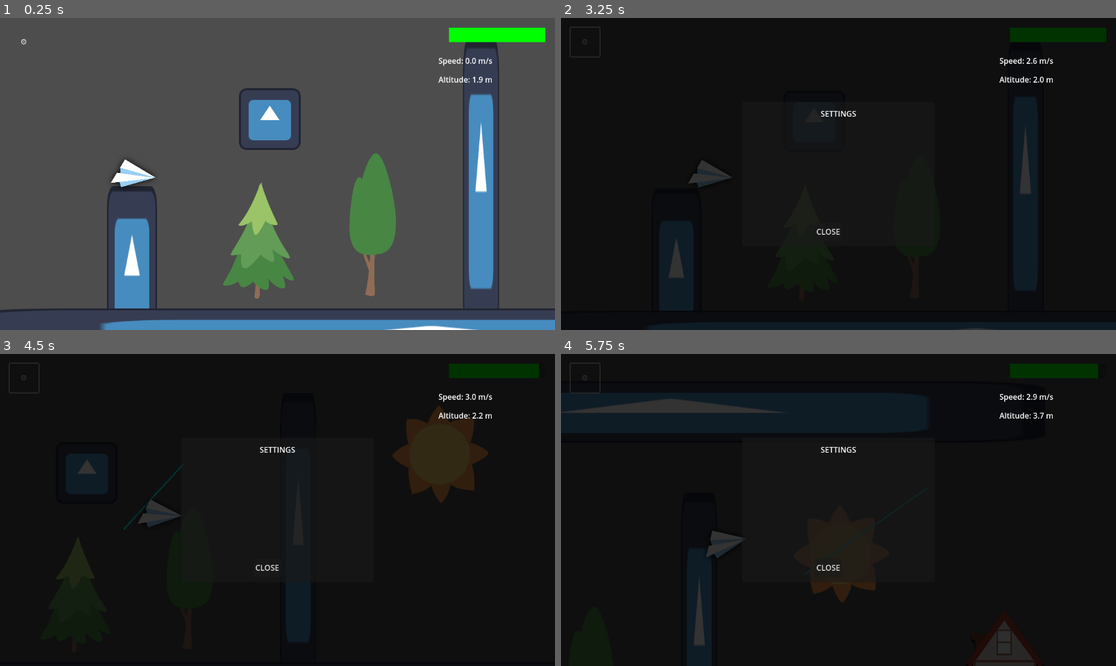
Above: before the commit, frames 1-4 (two rows, left to right).
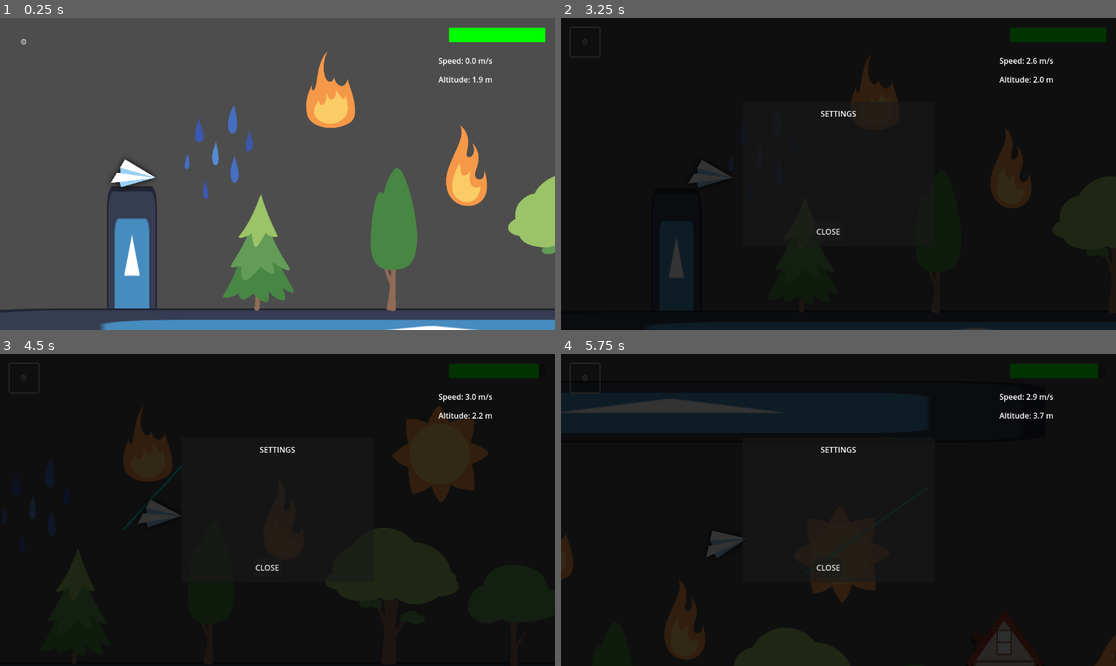
Above: after the commit, the same moments.

Repository: STUDIO-SINOKAYO/planegame
Game: Godot game, scene res://Scenes/level.tscn
The game is run twice, just before and just after one commit, with the same random seed, the same clock (stepped at 60 frames per second) and the same inputs. The engine's default icon, where the game draws it, is replaced by a stand-in: a white triangle on a blue panel in a dark square.
Inputs (mouse positions are in pixels of both pictures, inside the frame that each line leads up to):
- Up to frame 1 (0.25 s): no input
- Up to frame 2 (3.25 s): click "⚙️" at 0.5 s; click "⚙️" at 1.25 s; click "⚙️" at 2 s; tap Enter (ui_accept) at 2.75, 3.02 s; move the mouse to (960, 158) at 2.77 s; right-click (960, 158) at 2.85 s; click (960, 158) at 2.92 s
- Up to frame 3 (4.5 s): drag from (166, 525) to (227, 460) at 3.52 s; move the mouse to (333, 441) at 4.27 s; right-click (333, 441) at 4.35 s; click (333, 441) at 4.42 s
- Up to frame 4 (5.75 s): drag from (810, 572) to (932, 485) at 5.02 s

The runs differ from the first frame. In frame 1, 13% of the frame differs, in the area x 33-100%, y 7-94%; in frame 2, 1.7%; in frame 3, 1.3%; in frame 4, 1.6%.

Commit message:
obstacle objects done + sfx + music

Diff:
--- /dev/null
+++ b/Scenes/burning_obstacle.tscn
@@ -0,0 +1,11 @@
+[gd_scene load_steps=2 format=3 uid="uid://crh7eg66g3enr"]
+
+[ext_resource type="Script" uid="uid://dpq0064hcf4qp" path="res://Scripts/Burn.gd" id="1_atawv"]
+
+[node name="burning_obstacle" type="Area2D"]
+script = ExtResource("1_atawv")
+
+[node name="Timer" type="Timer" parent="."]
+
+[connection signal="body_entered" from="." to="." method="_on_body_entered"]
+[connection signal="timeout" from="Timer" to="." method="_on_timer_timeout"]
--- a/Scenes/fire.tscn
+++ b/Scenes/fire.tscn
@@ -1,24 +1,27 @@
 [gd_scene load_steps=4 format=3 uid="uid://ba0tj3luxxix5"]
 
-[ext_resource type="Texture2D" uid="uid://d02dwmif63q64" path="res://icon.svg" id="1_yr3ur"]
-[ext_resource type="Script" uid="uid://dpq0064hcf4qp" path="res://Scripts/kill.gd" id="2_yr3ur"]
+[ext_resource type="Texture2D" uid="uid://c50t8eraocold" path="res://Assets/Sprites/fire1.png" id="1_yr3ur"]
+[ext_resource type="Script" uid="uid://dpq0064hcf4qp" path="res://Scripts/burn.gd" id="2_yr3ur"]
 
 [sub_resource type="CircleShape2D" id="CircleShape2D_yr3ur"]
-radius = 59.0
+radius = 41.0122
 
 [node name="Fire" type="Node2D"]
 
 [node name="Sprite2D" type="Sprite2D" parent="."]
+position = Vector2(1, -30)
+scale = Vector2(0.3, 0.3)
 texture = ExtResource("1_yr3ur")
 
-[node name="Kill" type="Area2D" parent="."]
+[node name="Burn" type="Area2D" parent="."]
 script = ExtResource("2_yr3ur")
 
-[node name="Timer" type="Timer" parent="Kill"]
+[node name="Timer" type="Timer" parent="Burn"]
 wait_time = 0.055
 
-[node name="CollisionShape2D" type="CollisionShape2D" parent="Kill"]
+[node name="CollisionShape2D" type="CollisionShape2D" parent="Burn"]
+position = Vector2(0, 4)
 shape = SubResource("CircleShape2D_yr3ur")
 
-[connection signal="body_entered" from="Kill" to="Kill" method="_on_body_entered"]
-[connection signal="timeout" from="Kill/Timer" to="Kill" method="_on_timer_timeout"]
+[connection signal="body_entered" from="Burn" to="Burn" method="_on_body_entered"]
+[connection signal="timeout" from="Burn/Timer" to="Burn" method="_on_timer_timeout"]
--- a/Scenes/level.tscn
+++ b/Scenes/level.tscn
@@ -1,11 +1,9 @@
-[gd_scene load_steps=22 format=3 uid="uid://ig7nbplla4pc"]
+[gd_scene load_steps=47 format=3 uid="uid://ig7nbplla4pc"]
 
 [ext_resource type="Script" uid="uid://cqn84wdm076k5" path="res://Scripts/Level.gd" id="1_k5f4k"]
 [ext_resource type="Script" uid="uid://pakfejb3s2jx" path="res://Scripts/Plane.gd" id="2_6phgx"]
 [ext_resource type="Texture2D" uid="uid://d02dwmif63q64" path="res://icon.svg" id="2_81xng"]
 [ext_resource type="Texture2D" uid="uid://cfof2t4pe4mmt" path="res://Assets/Sprites/PLANE.png" id="4_8c0lf"]
-[ext_resource type="PackedScene" uid="uid://ba0tj3luxxix5" path="res://Scenes/fire.tscn" id="5_wqkje"]
-[ext_resource type="PackedScene" uid="uid://csjtfwpgo02uf" path="res://Scenes/water.tscn" id="6_0f350"]
 [ext_resource type="PackedScene" uid="uid://dx16h0mn7uvo5" path="res://Scenes/clouds.tscn" id="7_8c0lf"]
 [ext_resource type="PackedScene" uid="uid://d2exe1tvrgqsv" path="res://Scenes/ground.tscn" id="8_754fn"]
 [ext_resource type="Texture2D" uid="uid://bdnkly22vm7fp" path="res://Assets/Sprites/THE SUN.png" id="9_oqgf2"]
@@ -14,7 +12,19 @@
 [ext_resource type="Texture2D" uid="uid://cn88atdxeptr1" path="res://Assets/Sprites/Tree1.png" id="12_c7le1"]
 [ext_resource type="PackedScene" uid="uid://blnnng7cwudpl" path="res://Scenes/solid_obstacle.tscn" id="13_2klc5"]
 [ext_resource type="Texture2D" uid="uid://bkoltqpjyngtt" path="res://Assets/Sprites/tree2.png" id="14_nngtn"]
+[ext_resource type="Texture2D" uid="uid://bt6hi8nvwtlpt" path="res://Assets/Sprites/tree3.png" id="15_00k4y"]
 [ext_resource type="Texture2D" uid="uid://c74d6k087ivsr" path="res://Assets/Sprites/house.png" id="15_vofx3"]
+[ext_resource type="Texture2D" uid="uid://cseuwuhyyle6a" path="res://Assets/Sprites/tree4.png" id="16_3a44l"]
+[ext_resource type="Texture2D" uid="uid://bt62gviyxwd7m" path="res://Assets/Sprites/housefire.png" id="18_0cmrb"]
+[ext_resource type="Texture2D" uid="uid://c50t8eraocold" path="res://Assets/Sprites/fire1.png" id="19_0cmrb"]
+[ext_resource type="Texture2D" uid="uid://dfhcf7fsn1d1s" path="res://Assets/Sprites/piss.png" id="19_3a44l"]
+[ext_resource type="Script" uid="uid://bty8p5ewvf6un" path="res://Scripts/Water.gd" id="20_0cmrb"]
+[ext_resource type="AudioStream" uid="uid://bcfvnj30rpi46" path="res://Assets/Sounds/plane_fire.ogg" id="20_3a44l"]
+[ext_resource type="AudioStream" uid="uid://83074sx4wfi0" path="res://Assets/Sounds/water.ogg" id="20_24uko"]
+[ext_resource type="PackedScene" uid="uid://crh7eg66g3enr" path="res://Scenes/burning_obstacle.tscn" id="20_pnhnk"]
+[ext_resource type="Texture2D" uid="uid://ui1cqaqr8ukm" path="res://Assets/Sprites/fire2.png" id="22_24uko"]
+[ext_resource type="AudioStream" uid="uid://bmg0wvkw6oktq" path="res://Assets/Sounds/crash.ogg" id="24_gf56v"]
+[ext_resource type="AudioStream" uid="uid://h7c10w6jlwnl" path="res://Assets/Sounds/plane_boost.ogg" id="25_u0did"]
 
 [sub_resource type="CircleShape2D" id="CircleShape2D_754fn"]
 radius = 12.0416
@@ -26,12 +36,58 @@
 size = Vector2(65.25, 94.5)
 
 [sub_resource type="RectangleShape2D" id="RectangleShape2D_3a44l"]
-size = Vector2(42, 55)
+size = Vector2(24, 68.25)
+
+[sub_resource type="RectangleShape2D" id="RectangleShape2D_c7le1"]
+size = Vector2(67, 91)
+
+[sub_resource type="RectangleShape2D" id="RectangleShape2D_2klc5"]
+size = Vector2(13, 71)
+
+[sub_resource type="CircleShape2D" id="CircleShape2D_pnhnk"]
+radius = 53.0848
+
+[sub_resource type="CircleShape2D" id="CircleShape2D_24uko"]
+radius = 25.1794
+
+[sub_resource type="CircleShape2D" id="CircleShape2D_gf56v"]
+radius = 29.1548
+
+[sub_resource type="RectangleShape2D" id="RectangleShape2D_6y3s5"]
+size = Vector2(185, 89)
+
+[sub_resource type="CircleShape2D" id="CircleShape2D_u0did"]
+radius = 55.0
 
 [sub_resource type="RectangleShape2D" id="RectangleShape2D_0cmrb"]
 size = Vector2(127, 215)
 
-[sub_resource type="ConvexPolygonShape2D" id="ConvexPolygonShape2D_pnhnk"]
+[sub_resource type="CircleShape2D" id="CircleShape2D_nngtn"]
+radius = 46.0109
+
+[sub_resource type="RectangleShape2D" id="RectangleShape2D_53r2q"]
+size = Vector2(210, 130)
+
+[sub_resource type="CircleShape2D" id="CircleShape2D_1cgv8"]
+radius = 50.9608
+
+[sub_resource type="RectangleShape2D" id="RectangleShape2D_hcs0j"]
+size = Vector2(8.5, 61)
+
+[sub_resource type="RectangleShape2D" id="RectangleShape2D_luodc"]
+size = Vector2(78, 183.5)
+
+[sub_resource type="CircleShape2D" id="CircleShape2D_6y3s5"]
+radius = 81.0062
+
+[sub_resource type="CircleShape2D" id="CircleShape2D_53r2q"]
+radius = 44.0114
+
+[sub_resource type="CircleShape2D" id="CircleShape2D_luodc"]
+radius = 38.0
+
+[sub_resource type="RectangleShape2D" id="RectangleShape2D_1cgv8"]
+size = Vector2(13, 64)
 
 [node name="Level" type="Node2D"]
 script = ExtResource("1_k5f4k")
@@ -73,12 +129,6 @@
 
 [node name="Obstacles" type="Node2D" parent="."]
 
-[node name="Fire" parent="Obstacles" instance=ExtResource("5_wqkje")]
-position = Vector2(356, 293)
-
-[node name="water" parent="Obstacles" instance=ExtResource("6_0f350")]
-position = Vector2(795, 416)
-
 [node name="Clouds" parent="Obstacles" instance=ExtResource("7_8c0lf")]
 position = Vector2(347, -41)
 
@@ -104,12 +154,12 @@
 [node name="Timer" type="Timer" parent="Obstacles/Sun/Area2D"]
 wait_time = 1.404
 
-[node name="AudioStreamPlayer" type="AudioStreamPlayer" parent="Obstacles/Sun"]
+[node name="AudioStreamPlayer" type="AudioStreamPlayer" parent="Obstacles/Sun/Area2D"]
 stream = ExtResource("11_qxfql")
 bus = &"SFX"
 
 [node name="Tree1" type="Node2D" parent="Obstacles"]
-position = Vector2(569, 511)
+position = Vector2(613, 542)
 
 [node name="Sprite2D" type="Sprite2D" parent="Obstacles/Tree1"]
 position = Vector2(0, 2)
@@ -124,11 +174,11 @@
 shape = SubResource("RectangleShape2D_00k4y")
 
 [node name="CollisionShape2D2" type="CollisionShape2D" parent="Obstacles/Tree1/Solid Obstacle"]
-position = Vector2(10, -57)
+position = Vector2(7, -64.875)
 shape = SubResource("RectangleShape2D_3a44l")
 
 [node name="Tree2" type="Node2D" parent="Obstacles"]
-position = Vector2(333, 545)
+position = Vector2(333, 570)
 
 [node name="Sprite2D" type="Sprite2D" parent="Obstacles/Tree2"]
 position = Vector2(1, 1)
@@ -136,29 +186,56 @@
 texture = ExtResource("14_nngtn")
 
 [node name="Solid Obstacle" parent="Obstacles/Tree2" instance=ExtResource("13_2klc5")]
-position = Vector2(6, 0)
+position = Vector2(1, 3)
 
 [node name="CollisionShape2D" type="CollisionShape2D" parent="Obstacles/Tree2/Solid Obstacle"]
+position = Vector2(-0.5, 30.5)
+shape = SubResource("RectangleShape2D_c7le1")
+
+[node name="CollisionShape2D2" type="CollisionShape2D" parent="Obstacles/Tree2/Solid Obstacle"]
+position = Vector2(0.5, -46.5)
+shape = SubResource("RectangleShape2D_2klc5")
 
 [node name="Tree3" type="Node2D" parent="Obstacles"]
-position = Vector2(1166, 551)
+position = Vector2(1248, 551)
 
 [node name="Sprite2D" type="Sprite2D" parent="Obstacles/Tree3"]
+position = Vector2(-2, 39)
+scale = Vector2(0.3, 0.3)
+texture = ExtResource("15_00k4y")
 
 [node name="Solid Obstacle" parent="Obstacles/Tree3" instance=ExtResource("13_2klc5")]
-position = Vector2(2, -1)
+position = Vector2(-1, 0)
 
 [node name="CollisionShape2D" type="CollisionShape2D" parent="Obstacles/Tree3/Solid Obstacle"]
+position = Vector2(-4, -8)
+shape = SubResource("CircleShape2D_pnhnk")
+
+[node name="CollisionShape2D2" type="CollisionShape2D" parent="Obstacles/Tree3/Solid Obstacle"]
+position = Vector2(58, 13)
+shape = SubResource("CircleShape2D_24uko")
+
+[node name="CollisionShape2D3" type="CollisionShape2D" parent="Obstacles/Tree3/Solid Obstacle"]
+position = Vector2(-63, 15)
+shape = SubResource("CircleShape2D_gf56v")
 
 [node name="Tree4" type="Node2D" parent="Obstacles"]
-position = Vector2(962, 550)
+position = Vector2(991, 550)
 
 [node name="Sprite2D" type="Sprite2D" parent="Obstacles/Tree4"]
+scale = Vector2(0.3, 0.3)
+texture = ExtResource("16_3a44l")
 
 [node name="Solid Obstacle" parent="Obstacles/Tree4" instance=ExtResource("13_2klc5")]
 position = Vector2(-3, -1)
 
 [node name="CollisionShape2D" type="CollisionShape2D" parent="Obstacles/Tree4/Solid Obstacle"]
+position = Vector2(-3.5, -48.5)
+shape = SubResource("RectangleShape2D_6y3s5")
+
+[node name="CollisionShape2D2" type="CollisionShape2D" parent="Obstacles/Tree4/Solid Obstacle"]
+position = Vector2(-13, -80)
+shape = SubResource("CircleShape2D_u0did")
 
 [node name="House" type="Node2D" parent="Obstacles"]
 position = Vector2(1419, 535)
@@ -169,14 +246,95 @@
 texture = ExtResource("15_vofx3")
 
 [node name="Solid Obstacle" parent="Obstacles/House" instance=ExtResource("13_2klc5")]
-position = Vector2(161, 141)
+position = Vector2(5, 22)
 
 [node name="CollisionShape2D" type="CollisionShape2D" parent="Obstacles/House/Solid Obstacle"]
-position = Vector2(-152, -89)
+position = Vector2(3, 31)
 shape = SubResource("RectangleShape2D_0cmrb")
 
 [node name="CollisionShape2D2" type="CollisionShape2D" parent="Obstacles/House/Solid Obstacle"]
-shape = SubResource("ConvexPolygonShape2D_pnhnk")
+position = Vector2(5, -101)
+shape = SubResource("CircleShape2D_nngtn")
+
+[node name="HouseFire" type="Node2D" parent="Obstacles"]
+position = Vector2(1882, 486)
+
+[node name="Sprite2D" type="Sprite2D" parent="Obstacles/HouseFire"]
+position = Vector2(-179, 71)
+scale = Vector2(0.3, 0.3)
+texture = ExtResource("18_0cmrb")
+
+[node name="burning_obstacle" parent="Obstacles/HouseFire" instance=ExtResource("20_pnhnk")]
+
+[node name="CollisionShape2D" type="CollisionShape2D" parent="Obstacles/HouseFire/burning_obstacle"]
+position = Vector2(-162, 148)
+shape = SubResource("RectangleShape2D_53r2q")
+
+[node name="CollisionShape2D3" type="CollisionShape2D" parent="Obstacles/HouseFire/burning_obstacle"]
+position = Vector2(-259, 133)
+shape = SubResource("CircleShape2D_1cgv8")
+
+[node name="CollisionShape2D4" type="CollisionShape2D" parent="Obstacles/HouseFire/burning_obstacle"]
+position = Vector2(-229.25, -23.5)
+shape = SubResource("RectangleShape2D_hcs0j")
+
+[node name="CollisionShape2D2" type="CollisionShape2D" parent="Obstacles/HouseFire/burning_obstacle"]
+position = Vector2(-221, 84.25)
+shape = SubResource("RectangleShape2D_luodc")
+
+[node name="Water" type="Node2D" parent="Obstacles"]
+position = Vector2(250, 360)
+
+[node name="Sprite2D" type="Sprite2D" parent="Obstacles/Water"]
+scale = Vector2(0.3, 0.3)
+texture = ExtResource("19_3a44l")
+
+[node name="Area2D" type="Area2D" parent="Obstacles/Water"]
+position = Vector2(0, -2)
+script = ExtResource("20_0cmrb")
+
+[node name="CollisionShape2D" type="CollisionShape2D" parent="Obstacles/Water/Area2D"]
+position = Vector2(2, 2)
+shape = SubResource("CircleShape2D_6y3s5")
+
+[node name="Water" type="AudioStreamPlayer" parent="Obstacles/Water"]
+stream = ExtResource("20_24uko")
+volume_db = -5.298
+bus = &"SFX"
+
+[node name="Fire1" type="Node2D" parent="Obstacles"]
+position = Vector2(482, 231)
+
+[node name="Sprite2D" type="Sprite2D" parent="Obstacles/Fire1"]
+position = Vector2(1, 0)
+scale = Vector2(0.3, 0.3)
+texture = ExtResource("19_0cmrb")
+
+[node name="burning_obstacle" parent="Obstacles/Fire1" instance=ExtResource("20_pnhnk")]
+position = Vector2(-1, 0)
+
+[node name="CollisionShape2D" type="CollisionShape2D" parent="Obstacles/Fire1/burning_obstacle"]
+position = Vector2(2, 32)
+shape = SubResource("CircleShape2D_53r2q")
+
+[node name="Fire2" type="Node2D" parent="Obstacles"]
+position = Vector2(765, 392)
+
+[node name="Sprite2D" type="Sprite2D" parent="Obstacles/Fire2"]
+position = Vector2(-1, -3)
+scale = Vector2(0.3, 0.3)
+texture = ExtResource("22_24uko")
+
+[node name="burning_obstacle" parent="Obstacles/Fire2" instance=ExtResource("20_pnhnk")]
+position = Vector2(-1, -3)
+
+[node name="CollisionShape2D" type="CollisionShape2D" parent="Obstacles/Fire2/burning_obstacle"]
+position = Vector2(1, 40)
+shape = SubResource("CircleShape2D_luodc")
+
+[node name="CollisionShape2D2" type="CollisionShape2D" parent="Obstacles/Fire2/burning_obstacle"]
+position = Vector2(-3.5, -22)
+shape = SubResource("RectangleShape2D_1cgv8")
 
 [node name="UI" type="CanvasLayer" parent="."]
 
@@ -334,11 +492,28 @@
 offset_right = 40.0
 offset_bottom = 62.0
 
+[node name="Burn" type="AudioStreamPlayer" parent="."]
+unique_name_in_owner = true
+stream = ExtResource("20_3a44l")
+bus = &"SFX"
+
+[node name="Crash" type="AudioStreamPlayer" parent="."]
+unique_name_in_owner = true
+stream = ExtResource("24_gf56v")
+bus = &"SFX"
+
+[node name="PlaneBoost" type="AudioStreamPlayer" parent="."]
+unique_name_in_owner = true
+stream = ExtResource("25_u0did")
+volume_db = -6.749
+bus = &"SFX"
+
 [connection signal="game_over" from="Plane" to="." method="_on_game_over"]
 [connection signal="waypoint_reached" from="Plane" to="." method="_on_plane_waypoint_reached"]
 [connection signal="body_entered" from="Obstacles/Sun/Area2D" to="." method="_on_area_2d_body_entered"]
 [connection signal="body_entered" from="Obstacles/Sun/Area2D" to="Obstacles/Sun/Area2D" method="_on_body_entered"]
 [connection signal="timeout" from="Obstacles/Sun/Area2D/Timer" to="Obstacles/Sun/Area2D" method="_on_timer_timeout"]
+[connection signal="body_entered" from="Obstacles/Water/Area2D" to="Obstacles/Water/Area2D" method="_on_body_entered"]
 [connection signal="pressed" from="UI/SettingsButton" to="." method="_on_settings_pressed"]
 [connection signal="pressed" from="UI/GameOverScreen/RestartButton" to="." method="_on_restart_pressed"]
 [connection signal="pressed" from="UI/SettingsPanel/Panel/CloseButton" to="." method="_on_close_settings_pressed"]
--- /dev/null
+++ b/Scenes/plane_music.tscn
@@ -0,0 +1,8 @@
+[gd_scene load_steps=2 format=3 uid="uid://c5lsfdfll5801"]
+
+[ext_resource type="AudioStream" uid="uid://c10om384k8yag" path="res://Assets/Sounds/plane.ogg" id="1_8alg3"]
+
+[node name="PlaneMusic" type="AudioStreamPlayer"]
+stream = ExtResource("1_8alg3")
+autoplay = true
+bus = &"Music"
--- a/Scenes/water.tscn
+++ /dev/null
@@ -1,23 +0,0 @@
-[gd_scene load_steps=4 format=3 uid="uid://csjtfwpgo02uf"]
-
-[ext_resource type="Texture2D" uid="uid://d02dwmif63q64" path="res://icon.svg" id="1_slmpt"]
-[ext_resource type="Script" uid="uid://dem8j6v2j76kv" path="res://Scripts/Water.gd" id="2_gf5bf"]
-
-[sub_resource type="RectangleShape2D" id="RectangleShape2D_gf5bf"]
-size = Vector2(66, 589)
-
-[node name="water" type="Node2D"]
-
-[node name="Sprite2D" type="Sprite2D" parent="."]
-position = Vector2(-0.500002, 18)
-scale = Vector2(0.585938, 4.79688)
-texture = ExtResource("1_slmpt")
-
-[node name="Area2D" type="Area2D" parent="."]
-script = ExtResource("2_gf5bf")
-
-[node name="CollisionShape2D" type="CollisionShape2D" parent="Area2D"]
-position = Vector2(0, 15.5)
-shape = SubResource("RectangleShape2D_gf5bf")
-
-[connection signal="body_entered" from="Area2D" to="Area2D" method="_on_body_entered"]
--- a/Scripts/kill.gd
+++ b/Scripts/Burn.gd
@@ -1,10 +1,14 @@
 extends Area2D
 
 @onready var timer = $Timer
+@onready var burn: AudioStreamPlayer = %Burn
+
 
 func _on_body_entered(body):
 	print("death")
 	body.get_node("CollisionShape2D").queue_free()
+	body.get_node("Sprite2D").region_rect = Rect2(1170, 0, 1170, 980)
+	burn.play()
 	timer.start()
 
 # Called every frame. 'delta' is the elapsed time since the previous frame.
--- a/Scripts/Plane.gd
+++ b/Scripts/Plane.gd
@@ -58,6 +58,8 @@
 signal waypoint_reached(position: Vector2)
 signal waypoint_cleared()
 
+@onready var plane_boost: AudioStreamPlayer = %PlaneBoost
+
 #-------------------------------------------------------------------------------
 func _ready() -> void:
 	_initialize_plane()
@@ -246,6 +248,7 @@
 	var distance_to_waypoint: float = global_position.distance_to(waypoint_position)
 
 	if distance_to_waypoint <= waypoint_reach_threshold:
+		plane_boost.play()
 		var reached_position = waypoint_position  # Store before clearing
 		_clear_waypoint()
 		waypoint_reached.emit(reached_position)
--- a/Scripts/Water.gd
+++ b/Scripts/Water.gd
@@ -1,5 +1,7 @@
 extends Area2D
+@onready var water: AudioStreamPlayer = $"../Water"
 
 func _on_body_entered(body: Node2D) -> void:
 	print("Entered water")
-	body.current_speed = 10
+	water.play()
+	body.current_speed = 20
--- a/Scripts/solid_obstacle.gd
+++ b/Scripts/solid_obstacle.gd
@@ -1,10 +1,12 @@
 extends Area2D
 
 @onready var timer = $Timer
+@onready var crash: AudioStreamPlayer = %Crash
 
 func _on_body_entered(body):
 	print("death")
 	body.get_node("CollisionShape2D").queue_free()
+	crash.play()
 	body.current_speed = 0
 	body.get_node("Sprite2D").region_rect = Rect2(1170, 0, 1170, 980)
 	body.dead = true
--- a/Scripts/sun.gd
+++ b/Scripts/sun.gd
@@ -1,7 +1,8 @@
 extends Area2D
 
 @onready var timer = $Timer
-@onready var audio_stream_player: AudioStreamPlayer = $"../AudioStreamPlayer"
+@onready var audio_stream_player: AudioStreamPlayer = $AudioStreamPlayer
+
 
 func _on_body_entered(body: Node2D) -> void:
 	print("death")
--- a/default_bus_layout.tres
+++ b/default_bus_layout.tres
@@ -1,11 +1,12 @@
 [gd_resource type="AudioBusLayout" format=3 uid="uid://bv56nbggseldv"]
 
 [resource]
+bus/0/volume_db = 0.00282288
 bus/1/name = &"Music"
 bus/1/solo = false
 bus/1/mute = false
 bus/1/bypass_fx = false
-bus/1/volume_db = 0.0
+bus/1/volume_db = -1.85033
 bus/1/send = &"Master"
 bus/2/name = &"SFX"
 bus/2/solo = false
--- a/project.godot
+++ b/project.godot
@@ -14,6 +14,10 @@
 run/main_scene="uid://ig7nbplla4pc"
 config/features=PackedStringArray("4.4", "GL Compatibility")
 config/icon="res://icon.svg"
+
+[autoload]
+
+PlaneMusic="*res://Scenes/plane_music.tscn"
 
 [input]
 
Not shown, added: Assets/Sounds/crash.ogg.import
Binary file added: Assets/Sprites/fire1.png
Not shown, added: Assets/Sprites/fire1.png.import
Binary file added: Assets/Sprites/fire2.png
Not shown, added: Assets/Sprites/fire2.png.import
Binary file added: Assets/Sprites/housefire.png
Not shown, added: Assets/Sprites/housefire.png.import
Binary file added: Assets/Sprites/piss.png
Not shown, added: Assets/Sprites/piss.png.import
Binary file added: Assets/Sprites/tree3.png
Not shown, added: Assets/Sprites/tree3.png.import
Binary file added: Assets/Sprites/tree4.png
(and 4 more such lines)
